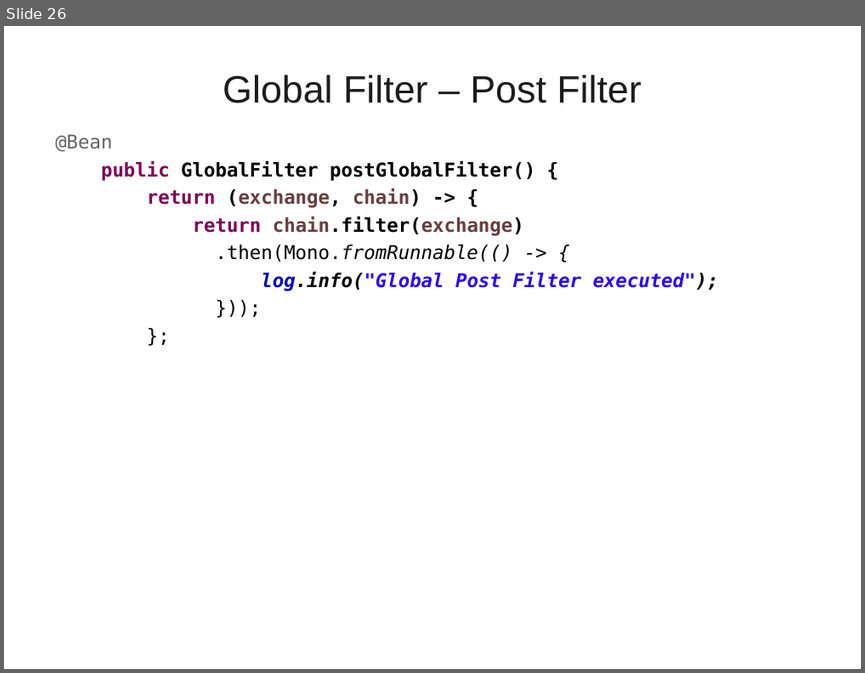
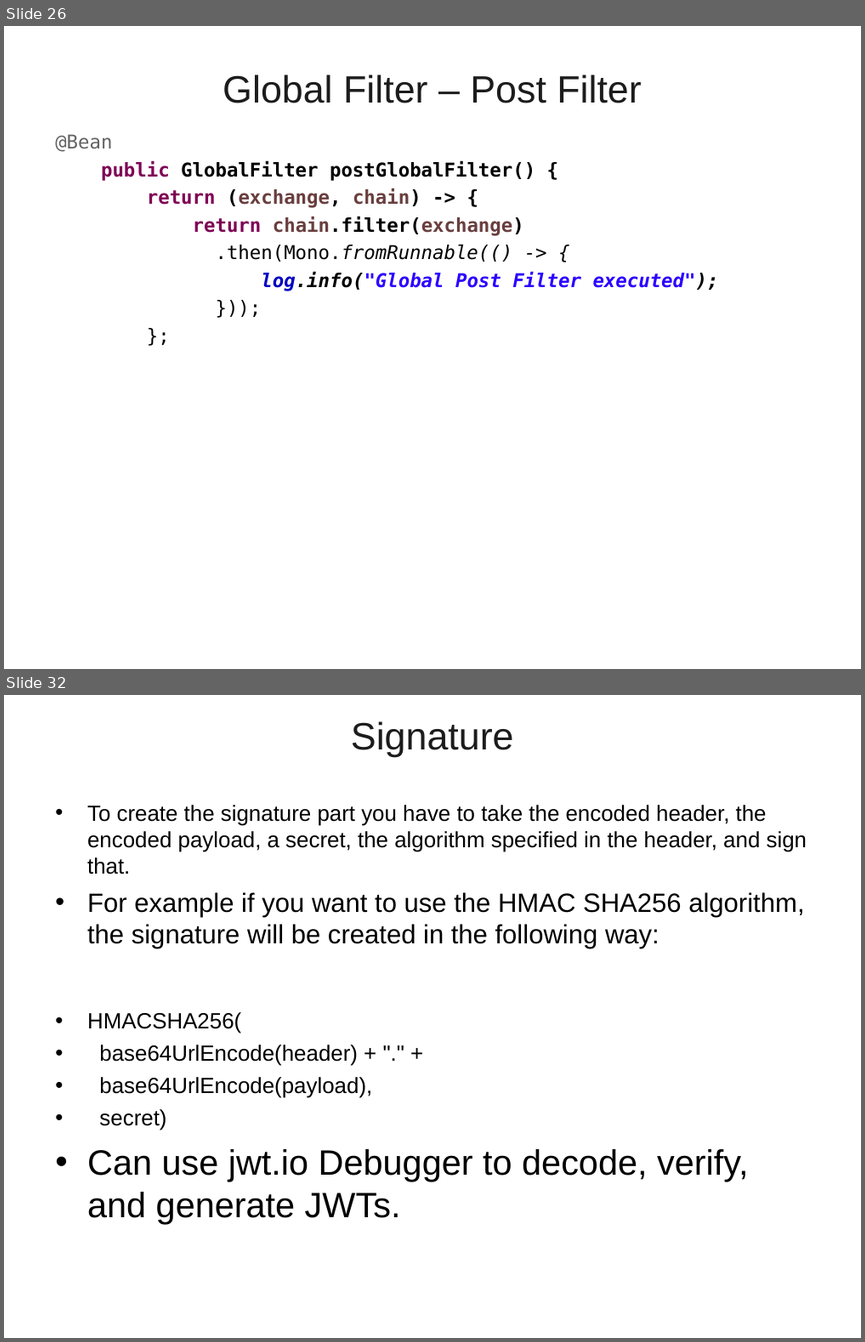
Before and after one commit to vatsanTraining/freshers_dec_2021, a slide deck: MicroService_Module_2.ppt. Shown one above the other, each under a label of ours: slide 26 before the commit, slides 26 and 32 after it; the slides between them are not shown. The pictures are 865x673 and 865x1342 pixels, drawn with LibreOffice and Linux fonts; fonts in the diff are those of the drawing; background and template pictures are left out. Boxes give left, top, right and bottom in pixels: in the first picture for what was removed or moved away, otherwise in the second. Text is boxed around its words. In the diff, an @@ line names an element or a change of style, - is before the commit and + after.

```diff
--- a/MicroService_Module_2.ppt
+++ b/MicroService_Module_2.ppt
@@ slide 32 added at bbox=[4, 695, 861, 1338], background picture (left out) @@
@@ title added at bbox=[351, 721, 514, 757], 32 pt, text #1C1C1C @@
+Signature
@@ text added at bbox=[87, 805, 807, 1224], 18.5 pt, text #000000 @@
+• To create the signature part you have to take the encoded header, the encoded payload, a secret, the algorithm specified in the header, and sign that.
+• For example if you want to use the HMAC SHA256 algorithm, the signature will be created in the following way:
+• HMACSHA256(
+• base64UrlEncode(header) + "." +
+• base64UrlEncode(payload),
+• secret)
+• Can use jwt.io Debugger to decode, verify, and generate JWTs.
```
Also in this commit, not shown: 44 other slides added.
